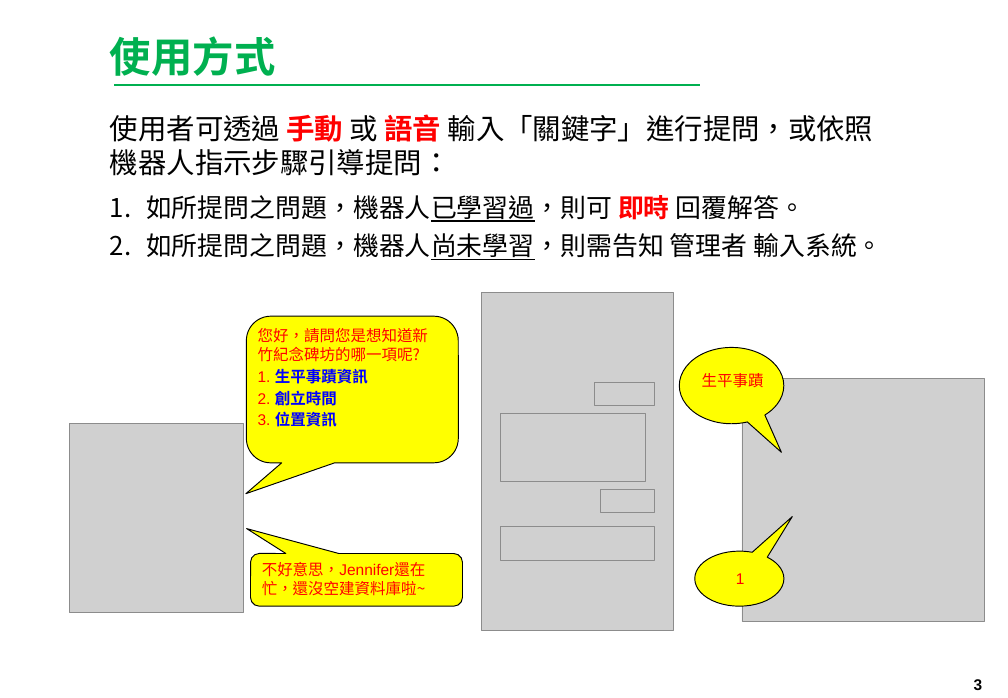
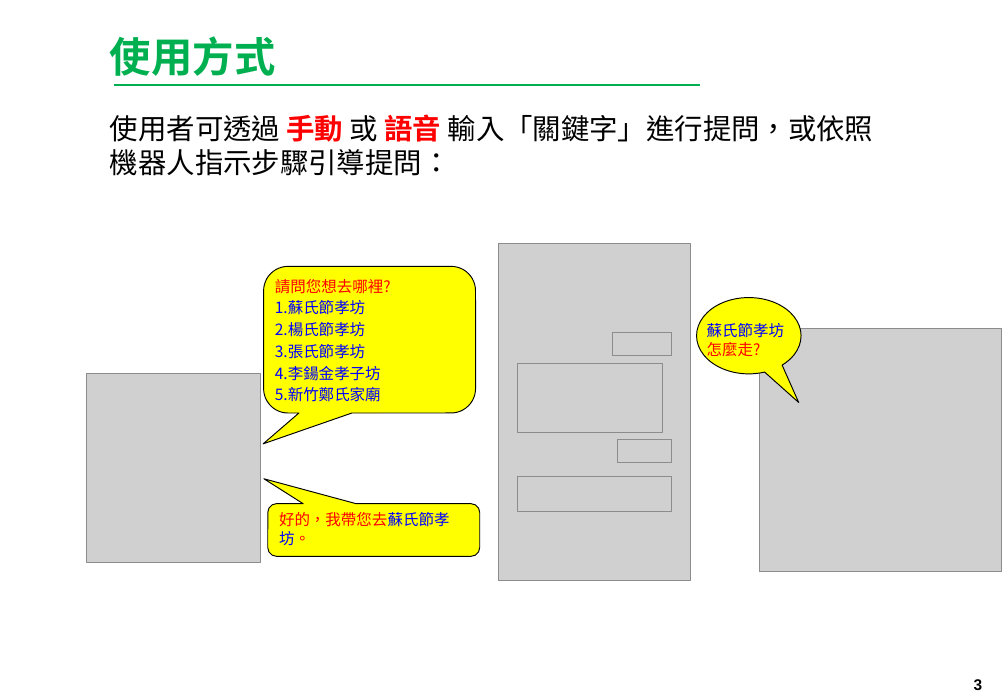
Before and after one commit to Sam198141/HsinChu_cycu, a slide deck: slide 3 of 新竹交通AI機器人.pptx. Drawn at 1008x698 pixels with LibreOffice and Linux fonts; fonts in the diff are those of the drawing; grey boxes stand for pictures; background and template pictures are left out. Boxes give left, top, right and bottom in pixels: in the first picture for what was removed or moved away, otherwise in the second. Text is boxed around its words. In the diff, an @@ line names an element or a change of style, - is before the commit and + after.

```diff
--- a/新竹交通AI機器人.pptx
+++ b/新竹交通AI機器人.pptx
@@ text at [146,195,882,260]: paragraphs removed @@
-1. 如所提問之問題，機器人已學習過，則可 即時 回覆解答。
-2. 如所提問之問題，機器人尚未學習，則需告知 管理者 輸入系統。
@@ 5 pictures, 1 rounded speech box: place and size @@
-5 pictures, 1 rounded speech box at [247,316,985,622]
+5 pictures, 1 rounded speech box at [263,266,1002,571]
@@ text at [275,279,391,402]: text changed; text colour #FF0000 to #0000FF @@
-您好，請問您是想知道新竹紀念碑坊的哪一項呢?
-1. 生平事蹟資訊
-2. 創立時間
-3. 位置資訊
+請問您想去哪裡?
+1.蘇氏節孝坊
+2.楊氏節孝坊
+3.張氏節孝坊
+4.李鍚金孝子坊
+5.新竹鄭氏家廟
@@ text at [707,323,784,359]: text changed; text colour #FF0000 to #0000FF @@
-生平事蹟
+蘇氏節孝坊怎麼走?
@@ 2 pictures, 1 speech bubble, 1 rounded speech box: place and size @@
-2 pictures, 1 speech bubble, 1 rounded speech box at [69,293,784,631]
+2 pictures, 1 speech bubble, 1 rounded speech box at [87,243,801,581]
@@ text at [279,512,450,545]: text changed @@
-不好意思，Jennifer還在忙，還沒空建資料庫啦~
+好的，我帶您去蘇氏節孝坊。
@@ speech bubble removed at [695,551,785,606] @@
@@ text removed at [736,573,745,584] @@
-1
```
Also in this commit, not shown: 3 other slides changed.
